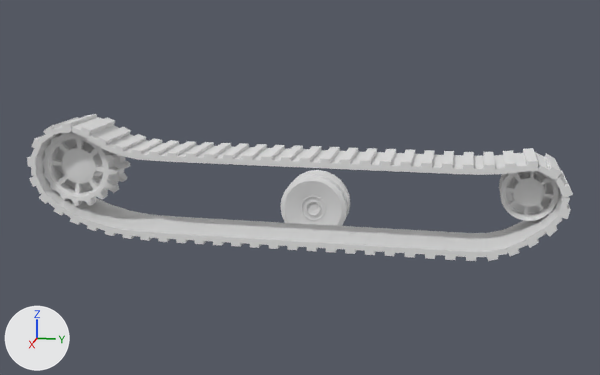
Renders of the FBX model Blender/Tiger 1_Chain.fbx from each side of a commit.
Before and after are seen from a camera (50 mm lens) standing at (10.55, 1.92, 2.9) and looking at (0.73, -0.04, 0.45). Arrows for +X, +Y and +Z are at lower left; the lights stay in place. Where no turn or scale is listed for an object, it has been applied to the vertices.
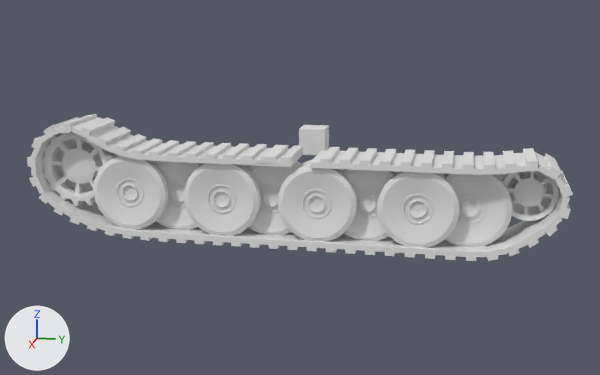
Where the newer file only moved an object's origin or applied its transform, the numbers keep the older frame.

Location of each change, [x1, y1, x2, y2] in pixels of the pictures (600 x 375 px):
'dfWheel', mesh moved: before [281, 170, 350, 226]; after [94, 156, 168, 229]
'dfWheel.006', added: after [377, 172, 459, 248]
'dfWheel.004', added: after [278, 159, 357, 241]
'dfWheel.002', added: after [184, 163, 261, 236]
'dfWheel.007', added: after [444, 174, 512, 247]
'dfWheel.005', added: after [342, 169, 396, 241]
'dfWheel.003', added: after [247, 161, 301, 235]
'dfWheel.001', added: after [155, 161, 205, 230]
'Cube', added: after [299, 125, 329, 155]
'Cube.045', mesh moved: before [291, 146, 321, 168]; after [256, 145, 288, 166]

Diff of the bpy script that builds the scene:
```diff
--- a/Blender/Tiger 1_Chain.fbx.py
+++ b/Blender/Tiger 1_Chain.fbx.py
@@ me_cube_046 @@
 me_cube_046.from_pydata(...)  # 17 vertices, 15 faces; spans x -0.354..0.354, y -0.11..0.11, z -0.032..0.074
 # used by ob_cube_045; location = (1.426, 0.172, 0.971)
+# me_cube_046 part 2: the whole mesh is moved by (0.0, -0.395, 0.0)
@@ me_cylinder_026 @@
 me_cylinder_026.from_pydata(...)  # 408 vertices, 363 faces; spans x -0.323..0.069, y -0.445..0.445, z -0.445..0.445
 # used by ob_dfwheel; location = (0.0, 0.0, 0.0)
+# me_cylinder_026 part 1: the whole mesh is moved by (1.671, -1.869, 0.535)
@@ me_cylinder_001 @@
+me_cylinder_001.from_pydata(...)  # 408 vertices, 363 faces; spans x -0.323..0.069, y -0.445..0.445, z -0.445..0.445
@@ me_cube @@
+me_cube.from_pydata(...)  # a box spanning x -0.168..0.168, y -0.168..0.168, z 0.749..1.084
@@ ob_dfwheel_001 @@
+ob_dfwheel_001 = bpy.data.objects.new('dfWheel.001', me_cylinder_001)
+ob_dfwheel_001.location = (1.539, -1.316, 0.514)
@@ ob_dfwheel_006 @@
+ob_dfwheel_006 = bpy.data.objects.new('dfWheel.006', me_cylinder_001.copy())
+ob_dfwheel_006.location = (1.671, 1.462, 0.514)
@@ ob_dfwheel_003 @@
+ob_dfwheel_003 = bpy.data.objects.new('dfWheel.003', me_cylinder_001.copy())
+ob_dfwheel_003.location = (1.539, -0.205, 0.514)
@@ ob_dfwheel_005 @@
+ob_dfwheel_005 = bpy.data.objects.new('dfWheel.005', me_cylinder_001.copy())
+ob_dfwheel_005.location = (1.539, 0.895, 0.514)
@@ ob_dfwheel_002 @@
+ob_dfwheel_002 = bpy.data.objects.new('dfWheel.002', me_cylinder_001.copy())
+ob_dfwheel_002.location = (1.671, -0.761, 0.514)
@@ ob_cube @@
+ob_cube = bpy.data.objects.new('Cube', me_cube)
+ob_cube.location = (0.0, 0.0, 0.0)
@@ ob_dfwheel_007 @@
+ob_dfwheel_007 = bpy.data.objects.new('dfWheel.007', me_cylinder_001.copy())
+ob_dfwheel_007.location = (1.539, 2.024, 0.514)
@@ ob_dfwheel_004 @@
+ob_dfwheel_004 = bpy.data.objects.new('dfWheel.004', me_cylinder_001.copy())
+ob_dfwheel_004.location = (1.671, 0.343, 0.514)
```
